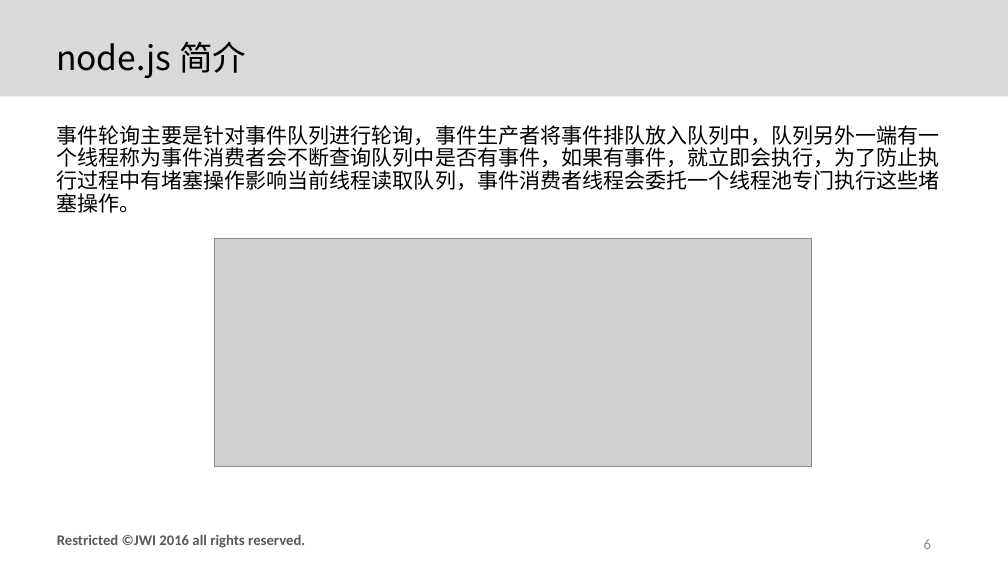
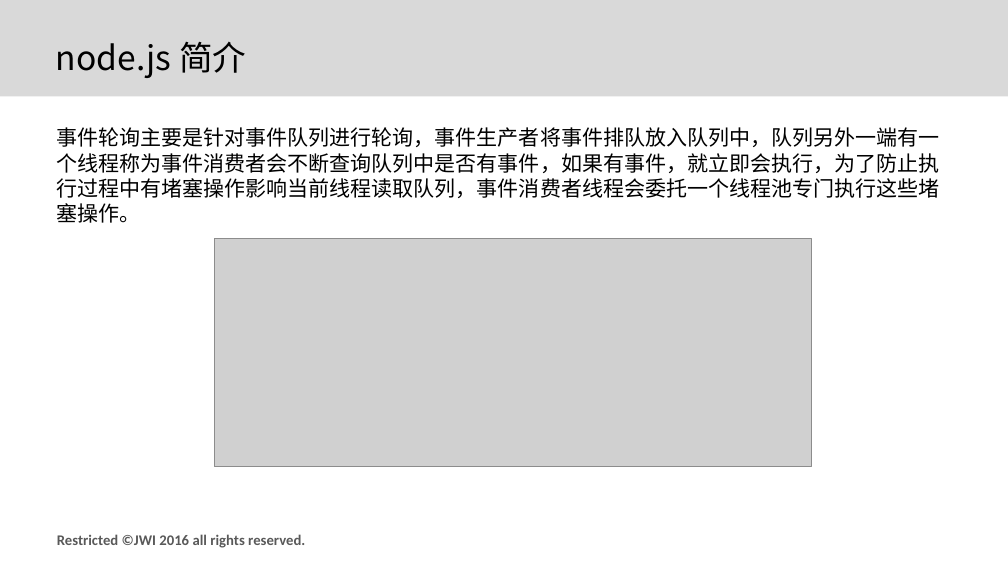
Before and after one commit to afterloe/node.js, a slide deck: slide 5 of 第一天/第一天.pptx (slide 6 before the commit). Drawn at 1008x567 pixels with LibreOffice and Linux fonts; fonts in the diff are those of the drawing; grey boxes stand for pictures; background and template pictures are left out. Boxes give left, top, right and bottom in pixels: in the first picture for what was removed or moved away, otherwise in the second. Text is boxed around its words. In the diff, an @@ line names an element or a change of style, - is before the commit and + after.

```diff
--- a/第一天/第一天.pptx
+++ b/第一天/第一天.pptx
@@ text "事件轮询主要是针对事件队列进行轮询，事件生产者将事件排队放入队列中，队列另外一端有一个线程称为事件消费者会不断查询队列中 ..." at <box>56,127,939,223</box>: line spacing 0.9 to 1; less space between paragraphs @@
@@ page number removed at <box>924,539,931,549</box> @@
-6
```
Also in this commit, not shown: 15 other slides changed, 10 other files.
